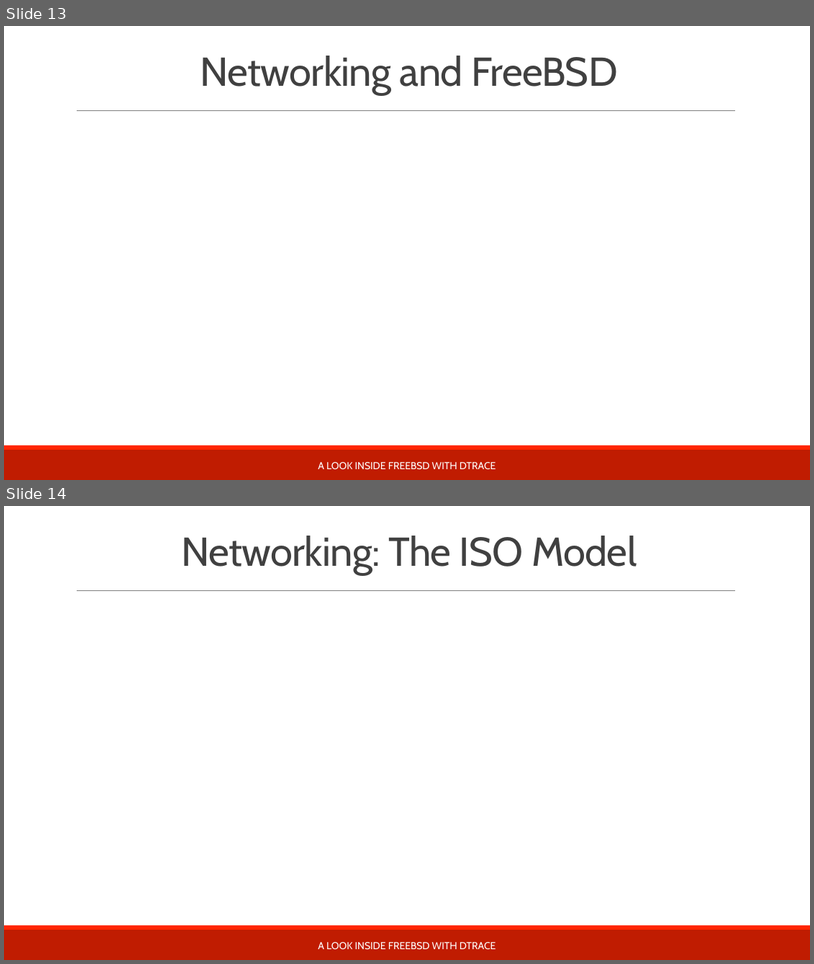
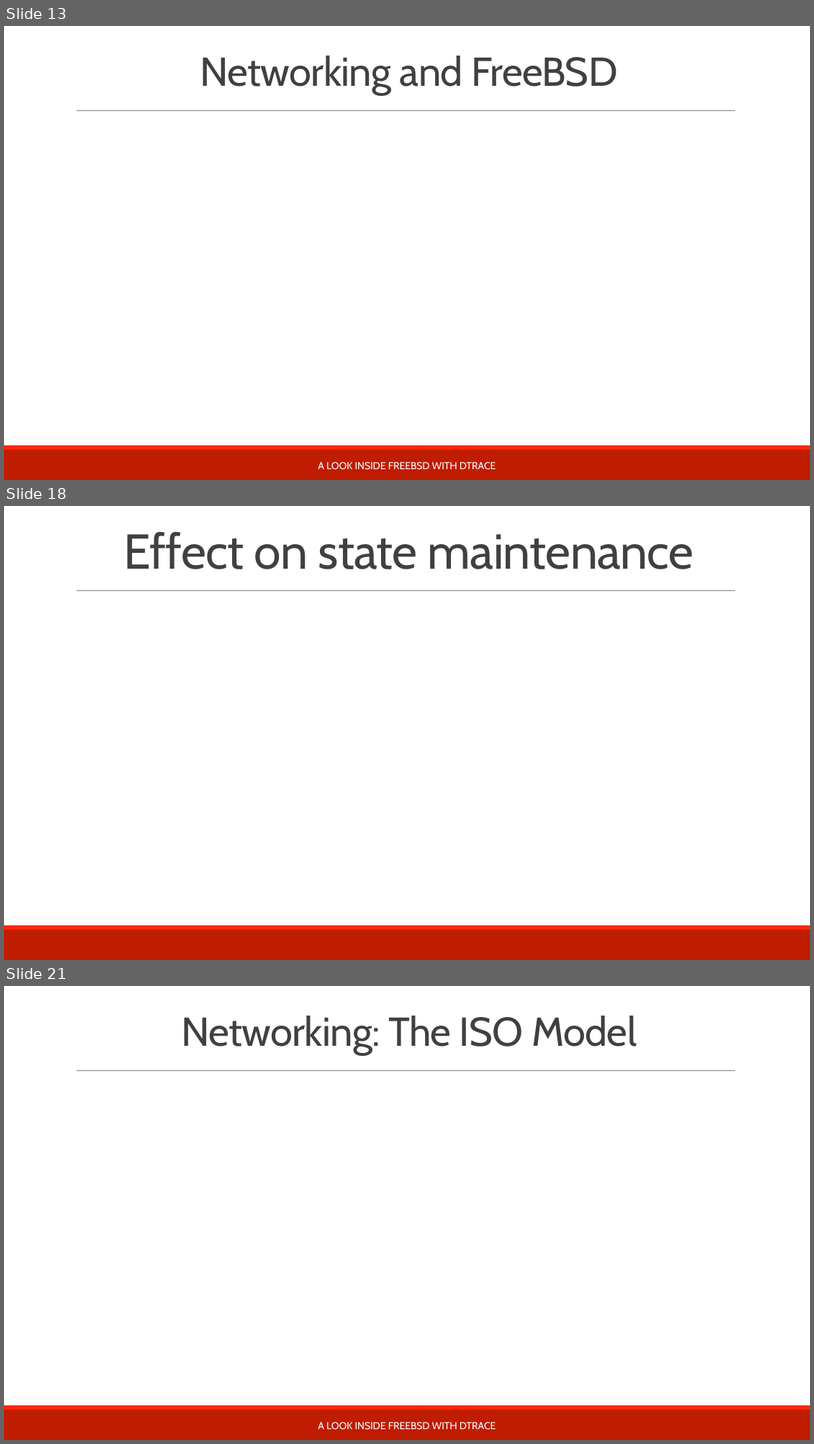
Before and after one commit to teachbsd/course, a slide deck: undergraduate/lectures/lecture3-communication.pptx. Shown one above the other, each under a label of ours: slides 13 and 14 before the commit, slides 13, 18 and 21 after it; the slides between them are not shown. The pictures are 814x964 and 814x1444 pixels, drawn with LibreOffice and Linux fonts; fonts in the diff are those of the drawing; background and template pictures are left out. Boxes give left, top, right and bottom in pixels: in the first picture for what was removed or moved away, otherwise in the second. Text is boxed around its words. In the diff, an @@ line names an element or a change of style, - is before the commit and + after.

Commit message:
Update lectures with correct titles. Add outline of latency discussion to communication lecture

```diff
--- a/undergraduate/lectures/lecture3-communication.pptx
+++ b/undergraduate/lectures/lecture3-communication.pptx
@@ slide 18 added at [4,506,810,960], background #FFFFFF; not listed: 3 template elements that a slide beside it also shows @@
@@ title added at [124,532,694,569], 58.3 pt, text #404040 @@
+Effect on state maintenance
@@ what was slide 14 is now slide 21 @@
```
Also in this commit, not shown: 1 slide changed, 6 other slides added, 1 other file.
